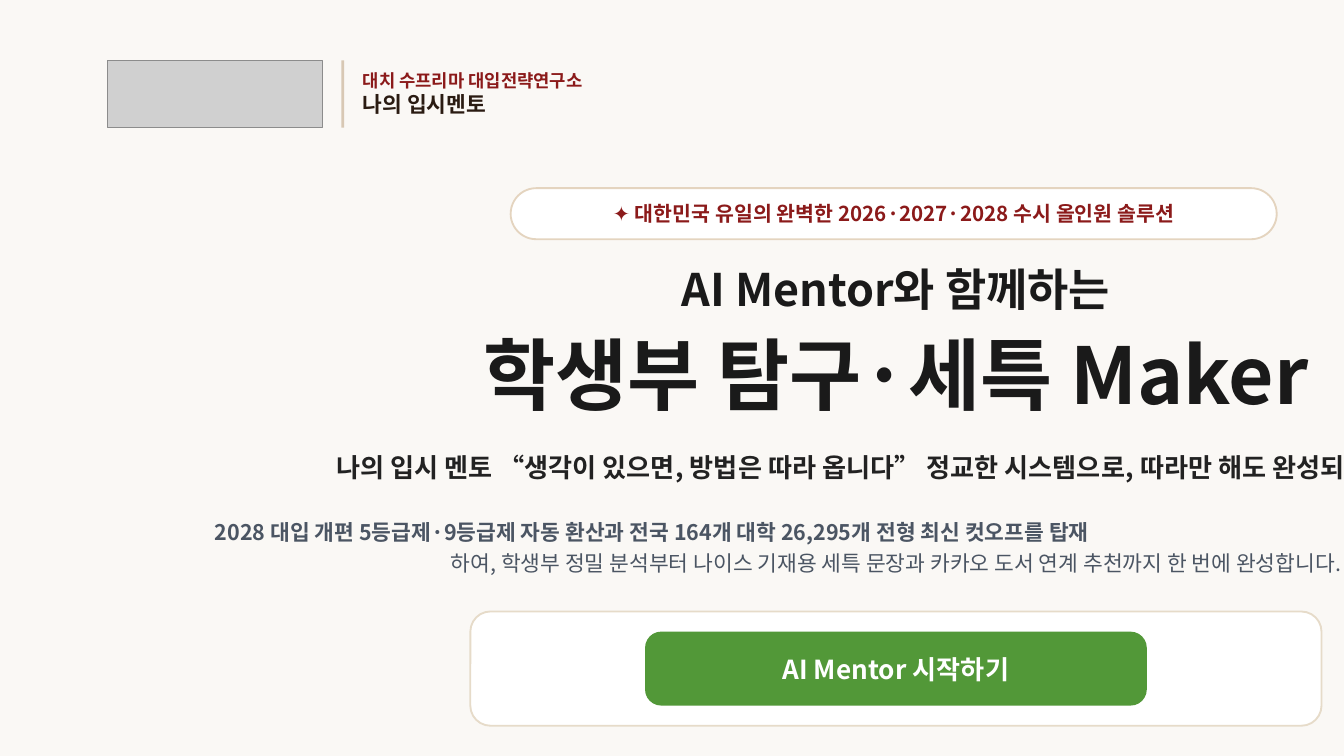
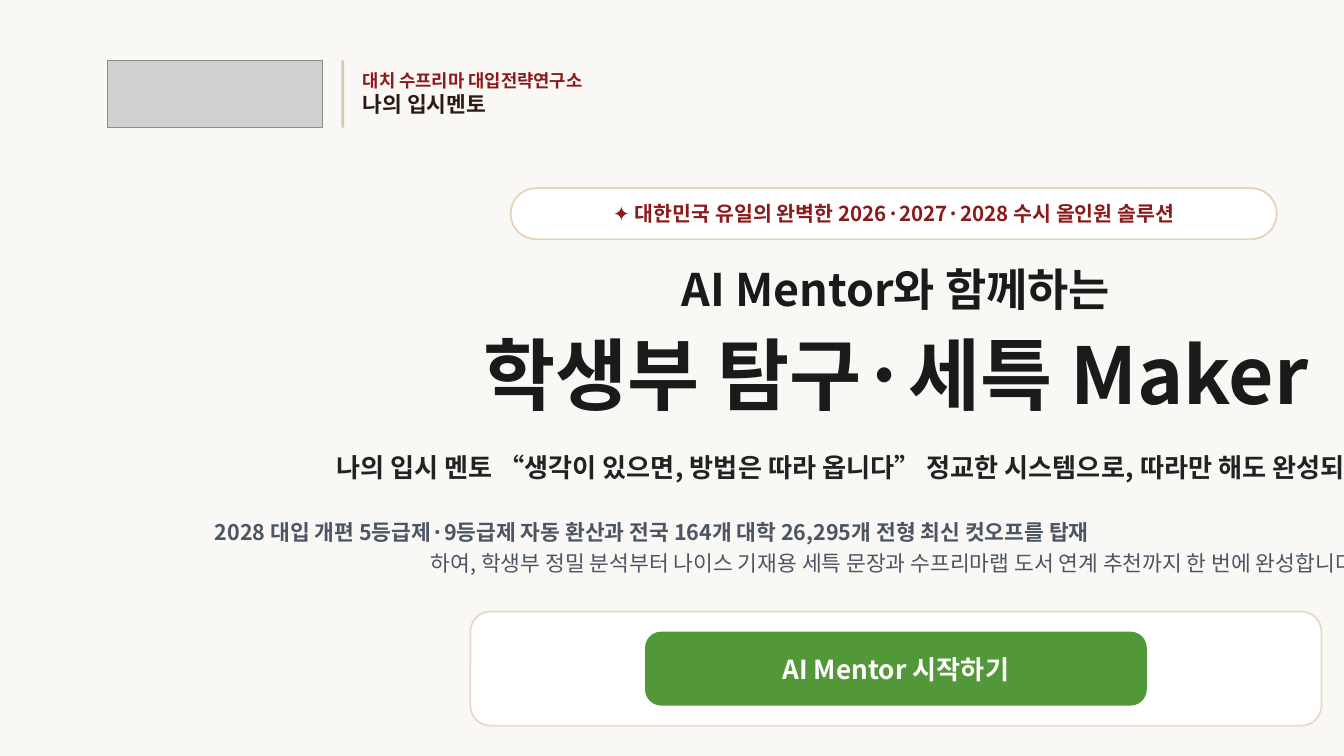
Before and after one commit to ipsicreator/suprema-lab, a slide deck: slide 1 of docs/대치수프리마_나의입시멘토_컨설턴트앱_B2B_제안서.pptx. Drawn at 1344x756 pixels with LibreOffice and Linux fonts; fonts in the diff are those of the drawing; grey boxes stand for pictures. Boxes give left, top, right and bottom in pixels: in the first picture for what was removed or moved away, otherwise in the second. Text is boxed around its words. In the diff, an @@ line names an element or a change of style, - is before the commit and + after.

```diff
--- a/docs/대치수프리마_나의입시멘토_컨설턴트앱_B2B_제안서.pptx
+++ b/docs/대치수프리마_나의입시멘토_컨설턴트앱_B2B_제안서.pptx
@@ text at box(215, 522, 1344, 575): text changed @@
-2028 대입 개편 5등급제·9등급제 자동 환산과 전국 164개 대학 26,295개 전형 최신 컷오프를 탑재
-하여, 학생부 정밀 분석부터 나이스 기재용 세특 문장과 카카오 도서 연계 추천까지 한 번에 완성합니다.
+2028 대입 개편 5등급제·9등급제 자동 환산과 전국 164개 대학 26,295개 전형 최신 컷오프를 탑재
+하여, 학생부 정밀 분석부터 나이스 기재용 세특 문장과 수프리마랩 도서 연계 추천까지 한 번에 완성합니다.
```
Also in this commit, not shown: 7 other slides changed, 29 other files.
